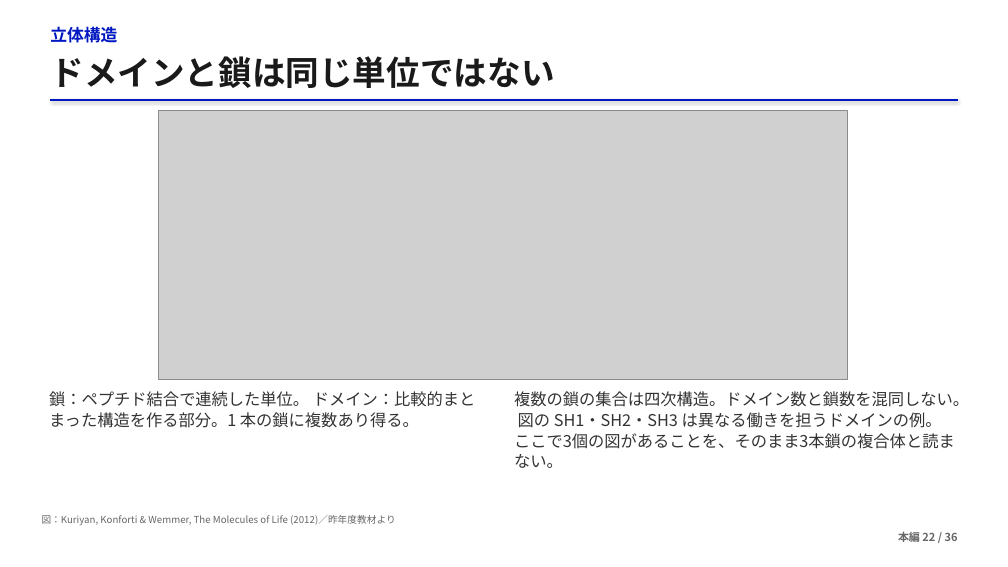
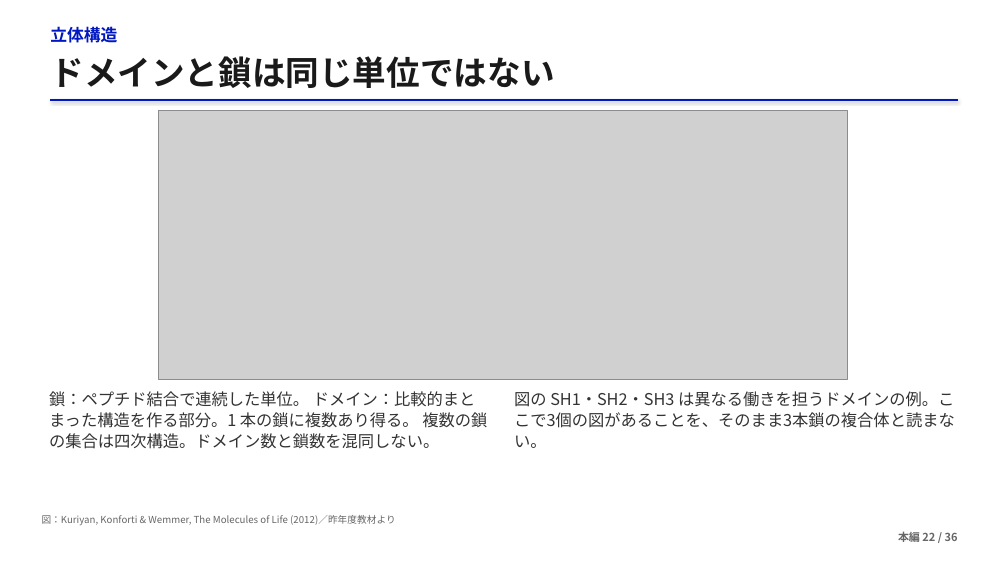
Before and after one commit to matsunagalab/lecture_bioinfo, a slide deck: slide 22 of 03_タンパク質構造の基礎/03_タンパク質構造の基礎.pptx. Drawn at 1008x567 pixels with LibreOffice and Linux fonts; fonts in the diff are those of the drawing; grey boxes stand for pictures. Boxes give left, top, right and bottom in pixels: in the first picture for what was removed or moved away, otherwise in the second. Text is boxed around its words. In the diff, an @@ line names an element or a change of style, - is before the commit and + after.

```diff
--- a/03_タンパク質構造の基礎/03_タンパク質構造の基礎.pptx
+++ b/03_タンパク質構造の基礎/03_タンパク質構造の基礎.pptx
@@ text at (49,391,487,449): text changed @@
-鎖：ペプチド結合で連続した単位。 ドメイン：比較的まとまった構造を作る部分。1 本の鎖に複数あり得る。
+鎖：ペプチド結合で連続した単位。 ドメイン：比較的まとまった構造を作る部分。1 本の鎖に複数あり得る。 複数の鎖の集合は四次構造。ドメイン数と鎖数を混同しない。
@@ text at (514,391,955,448): text changed @@
-複数の鎖の集合は四次構造。ドメイン数と鎖数を混同しない。 図の SH1・SH2・SH3 は異なる働きを担うドメインの例。ここで3個の図があることを、そのまま3本鎖の複合体と読まない。
+図の SH1・SH2・SH3 は異なる働きを担うドメインの例。ここで3個の図があることを、そのまま3本鎖の複合体と読まない。
```
Also in this commit, not shown: 23 other slides changed, 2 other files.
